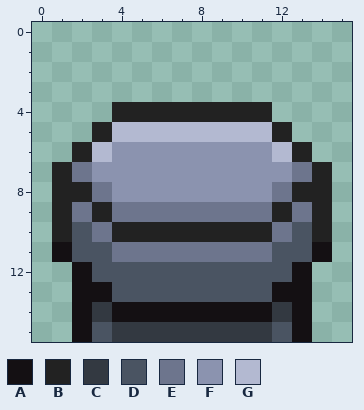
Pixel-art sprite -- art/Pedestal.png. That is the earlier state.
The file is 16x16 pixels.
Palette (. is transparent): A #141013  B #222222  C #333941  D #4a5462  E #6d758d  F #8b93af  G #b3b9d1
Pixels before, first column x 1:
 4 ...BBBBBBBB...
 5 ..BGGGGGGGGB..
 6 .BGFFFFFFFFGB.
 7 BEFFFFFFFFFFEB
 8 BBEFFFFFFFFEBB
 9 BEBEEEEEEEEBEB
10 BDEBBBBBBBBEDB
11 ADDEEEEEEEEDDA
12 .ADDDDDDDDDDA.
13 .AADDDDDDDDAA.
14 .ACAAAAAAAACA.
15 .ADCCCCCCCCDA.
Once edited:
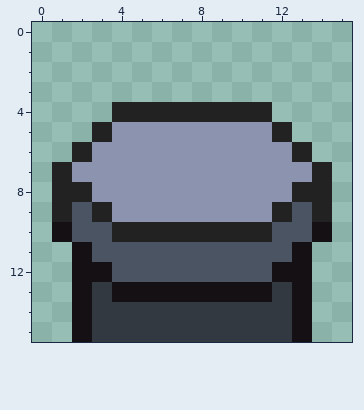
The exact change:
Changed rows in their new state; - is an unchanged pixel.
first column x 1:
 5 ---FFFFFFFF---
 6 --F--------F--
 7 -F----------F-
 8 --F--------F--
 9 -D-FFFFFFFF-D-
10 A-D--------D-A
11 .A-DDDDDDDD-A.
12 --A--------A--
13 --CAAAAAAAAC--
14 ---CCCCCCCC---
15 --C--------C--
Pixel boxes of the changes (left, top, right, bottom) in both pictures:
changed: (52, 122, 332, 342)
